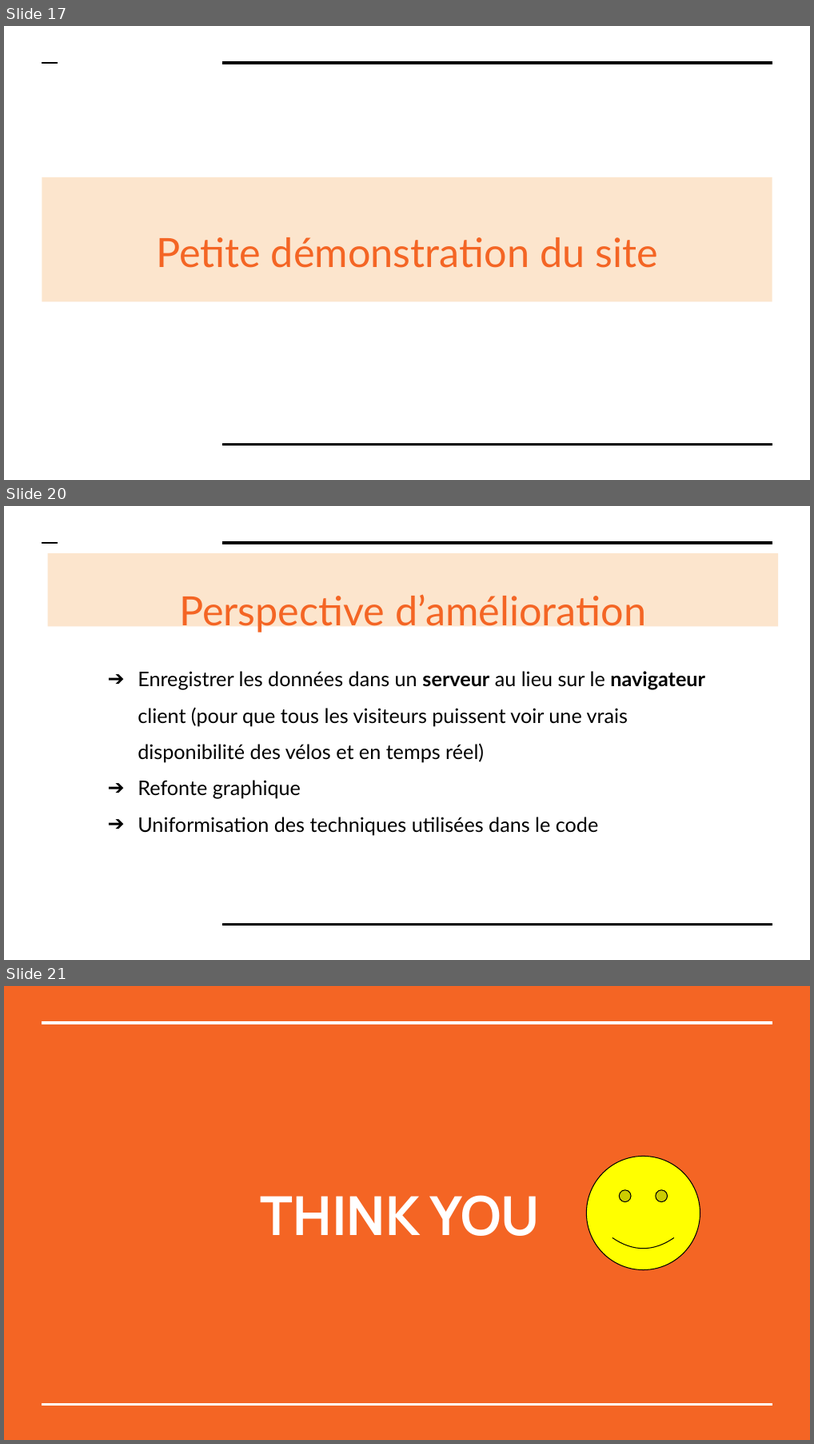
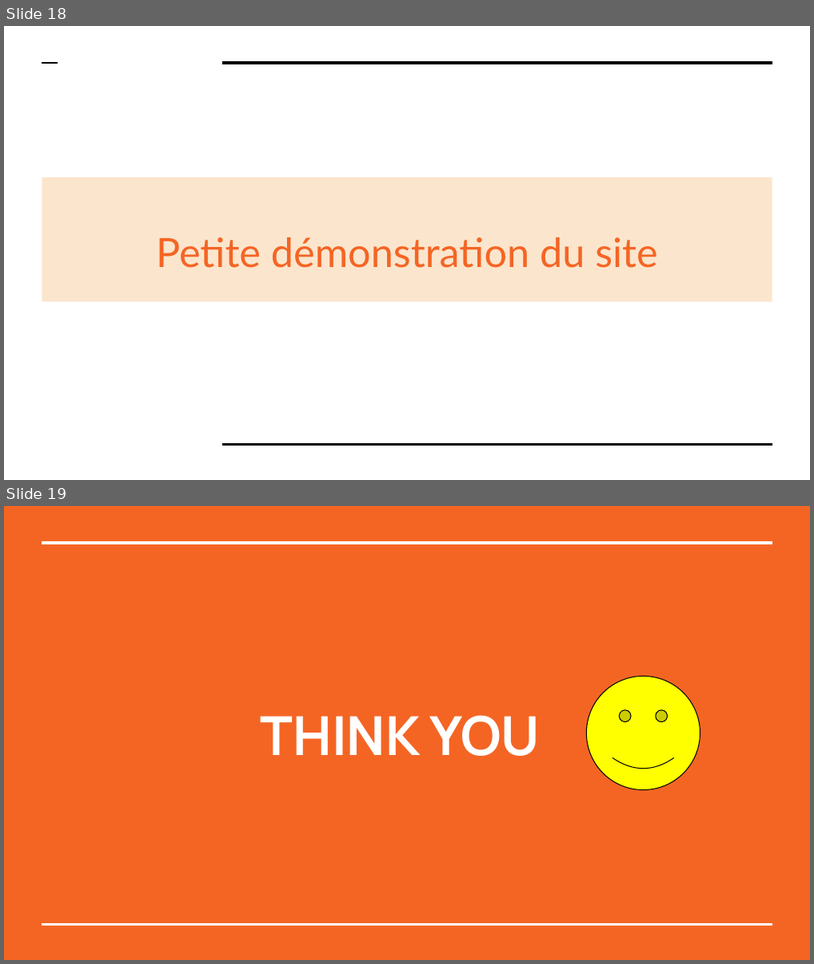
Before and after one commit to massinissa44/Projet-04-blog-pour-un-crivain-, a slide deck: P4_04_Presentation.pptx. Shown one above the other, each under a label of ours: slides 17, 20 and 21 before the commit, slides 18 and 19 after it; the slides between them are not shown. The pictures are 814x1444 and 814x964 pixels, drawn with LibreOffice and Linux fonts; fonts in the diff are those of the drawing. Boxes give left, top, right and bottom in pixels: in the first picture for what was removed or moved away, otherwise in the second. Text is boxed around its words. In the diff, an @@ line names an element or a change of style, - is before the commit and + after.

```diff
--- a/P4_04_Presentation.pptx
+++ b/P4_04_Presentation.pptx
@@ slide 20 removed at (4,506,810,960), background #FFFFFF; not listed: 3 template elements that a slide beside it also shows @@
@@ title removed at (47,553,778,627) @@
-Perspective d’amélioration
@@ text removed at (138,671,706,835) @@
-➔ Enregistrer les données dans un serveur au lieu sur le navigateur client (pour que tous les visiteurs puissent voir une vrais disponibilité des vélos et en temps réel)
-➔ Refonte graphique
-➔ Uniformisation des techniques utilisées dans le code
@@ what was slide 17 is now slide 18 @@
@@ what was slide 21 is now slide 19 @@
```
Also in this commit, not shown: 3 slides changed, 13 slides added, 14 other slides removed, 15 other files.
